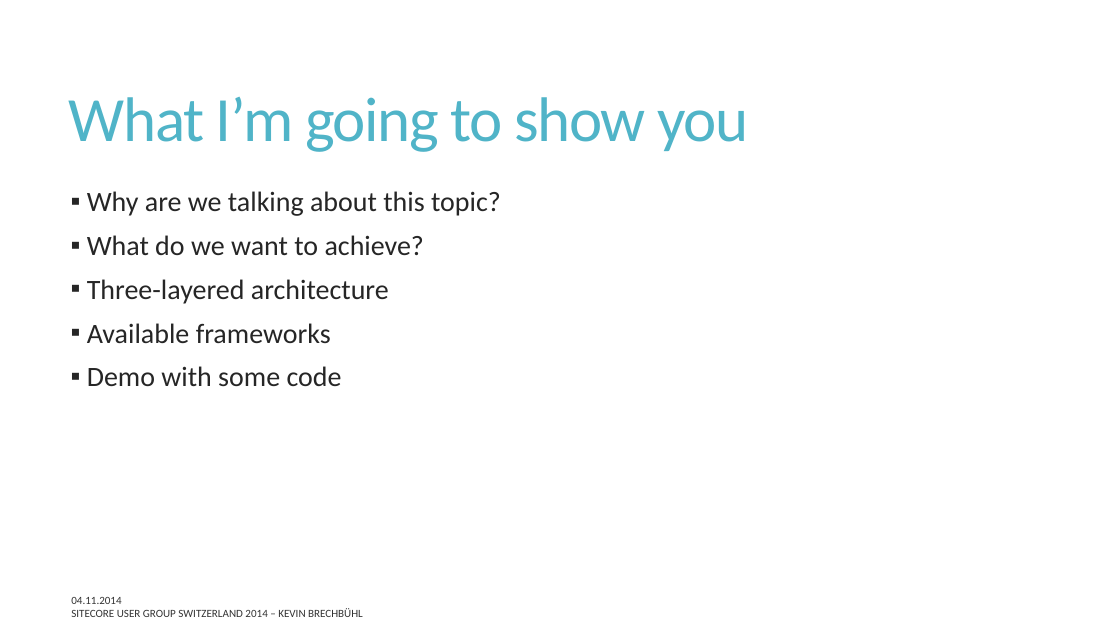
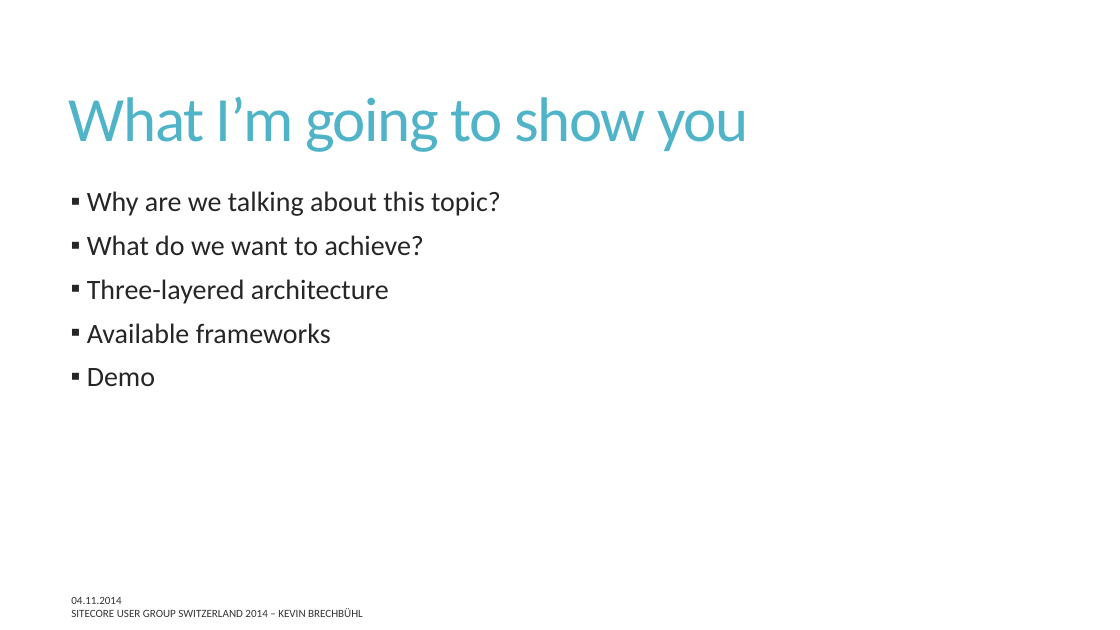
Before and after one commit to SUGCH/ThreeLayeredArchitectureWithSitecore, a slide deck: slide 3 of doc/ThreeLayeredArchitectureWithSitecore.pptx. Drawn at 1120x630 pixels with LibreOffice and Linux fonts; fonts in the diff are those of the drawing. Boxes give left, top, right and bottom in pixels: in the first picture for what was removed or moved away, otherwise in the second. Text is boxed around its words. In the diff, an @@ line names an element or a change of style, - is before the commit and + after.

```diff
--- a/doc/ThreeLayeredArchitectureWithSitecore.pptx
+++ b/doc/ThreeLayeredArchitectureWithSitecore.pptx
@@ text at bbox=[87, 368, 155, 386]: text changed @@
-▪ Demo with some code
+▪ Demo
```
Also in this commit, not shown: 2 other slides changed, 1 other file.
